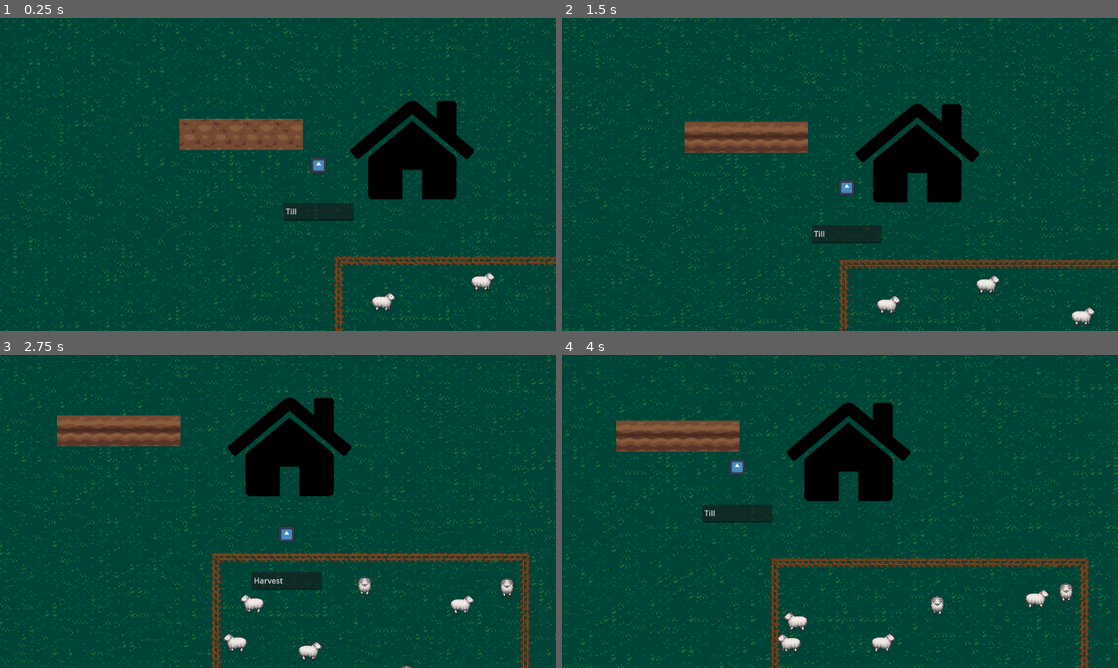
Above: before the commit, frames 1-4 (two rows, left to right).
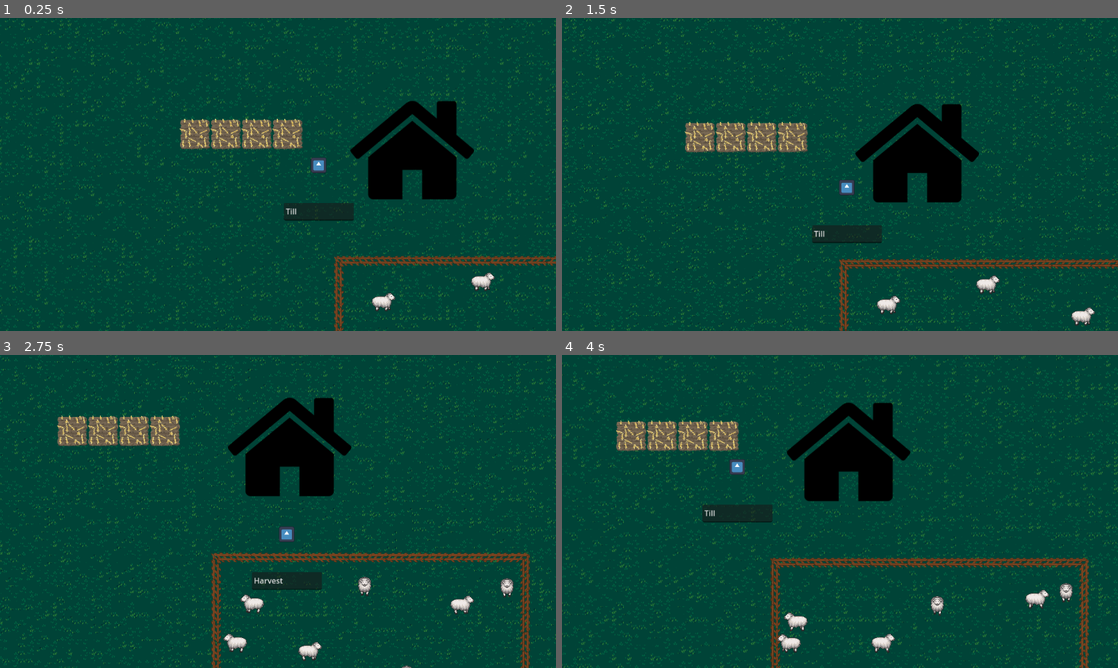
Above: after the commit, the same moments.

Repository: skeeeth/Growing-Dread
Game: Godot game, scene res://Combat/Combat_Test.tscn
The game is run twice, just before and just after one commit, with the same random seed, the same clock (stepped at 60 frames per second) and the same inputs. The engine's default icon, where the game draws it, is replaced by a stand-in: a white triangle on a blue panel in a dark square.
Inputs (mouse positions are in pixels of both pictures, inside the frame that each line leads up to):
- Up to frame 1 (0.25 s): no input
- Up to frame 2 (1.5 s): tap Enter at 0.5 s; move the mouse to (962, 158) at 0.52 s; hold D (right) 0.53-1.28 s; hold 0 (0) 0.53-1.28 s; tap 1 (1) at 0.8, 1.35 s; move the mouse to (728, 190) at 1.27 s; hold S (down) from 1.28 s (still down)
- Up to frame 3 (2.75 s): tap 2 (2) at 1.55 s; move the mouse to (333, 442) at 2.02 s; release S (down) at 2.03 s; hold D (right) from 2.03 s (still down); hold 2 (2) from 2.03 s (still down); tap 3 (3) at 2.3 s
- Up to frame 4 (4 s): move the mouse to (812, 574) at 2.77 s; release D (right) at 2.78 s; release 2 (2) at 2.78 s; hold W (up) 2.78-3.53 s; tap 3 (3) at 2.85 s; tap 8 (8) at 3.05 s; move the mouse to (1006, 558) at 3.52 s; hold A (left) from 3.53 s (still down); hold 8 (8) from 3.53 s (still down); tap 0 (0) at 3.8 s

The runs differ from the first frame. In frame 1, 1.8% of the frame differs, in the area x 32-55%, y 32-43%; in frame 2, 1.9%; in frame 3, 1.9%; in frame 4, 1.9%, in the area x 9-32%, y 20-31%.

Commit message:
Add the CropDisplay Animations.
Add the "Dead" animation to the corn sprite sheet . Defined the animation frame in the CropDisplay node in the farmable_tile scene.

Diff:
--- a/Farming/FarmingTiles/farmable_tile.tscn
+++ b/Farming/FarmingTiles/farmable_tile.tscn
@@ -1,11 +1,309 @@
-[gd_scene load_steps=9 format=3 uid="uid://bhdcmdrktl4xs"]
+[gd_scene load_steps=48 format=3 uid="uid://bhdcmdrktl4xs"]
 
 [ext_resource type="Script" path="res://Farming/FarmingTiles/farmable_tile.gd" id="1_lxn3k"]
 [ext_resource type="Resource" uid="uid://bxc1cyfbquibd" path="res://Farming/FarmingTiles/Crops/Blank.tres" id="2_b2nj6"]
 [ext_resource type="Texture2D" uid="uid://nsrjbbj6clnd" path="res://Assets/plowed_soil.png" id="3_ars1p"]
+[ext_resource type="Texture2D" uid="uid://pq7wdsrswk4k" path="res://Assets/corn.png" id="3_qe3be"]
 
 [sub_resource type="RectangleShape2D" id="RectangleShape2D_i47ax"]
 size = Vector2(32, 32)
+
+[sub_resource type="AtlasTexture" id="AtlasTexture_h8rt3"]
+atlas = ExtResource("3_qe3be")
+region = Rect2(0, 300, 100, 100)
+
+[sub_resource type="AtlasTexture" id="AtlasTexture_llkpr"]
+atlas = ExtResource("3_qe3be")
+region = Rect2(100, 300, 100, 100)
+
+[sub_resource type="AtlasTexture" id="AtlasTexture_kruxk"]
+atlas = ExtResource("3_qe3be")
+region = Rect2(200, 300, 100, 100)
+
+[sub_resource type="AtlasTexture" id="AtlasTexture_gv7pm"]
+atlas = ExtResource("3_qe3be")
+region = Rect2(300, 300, 100, 100)
+
+[sub_resource type="AtlasTexture" id="AtlasTexture_olrjo"]
+atlas = ExtResource("3_qe3be")
+region = Rect2(400, 300, 100, 100)
+
+[sub_resource type="AtlasTexture" id="AtlasTexture_bejev"]
+atlas = ExtResource("3_qe3be")
+region = Rect2(500, 300, 100, 100)
+
+[sub_resource type="AtlasTexture" id="AtlasTexture_gyis4"]
+atlas = ExtResource("3_qe3be")
+region = Rect2(600, 300, 100, 100)
+
+[sub_resource type="AtlasTexture" id="AtlasTexture_ne66w"]
+atlas = ExtResource("3_qe3be")
+region = Rect2(0, 200, 100, 100)
+
+[sub_resource type="AtlasTexture" id="AtlasTexture_2nej5"]
+atlas = ExtResource("3_qe3be")
+region = Rect2(100, 200, 100, 100)
+
+[sub_resource type="AtlasTexture" id="AtlasTexture_7hngo"]
+atlas = ExtResource("3_qe3be")
+region = Rect2(200, 200, 100, 100)
+
+[sub_resource type="AtlasTexture" id="AtlasTexture_g0yj6"]
+atlas = ExtResource("3_qe3be")
+region = Rect2(300, 200, 100, 100)
+
+[sub_resource type="AtlasTexture" id="AtlasTexture_4xen5"]
+atlas = ExtResource("3_qe3be")
+region = Rect2(400, 200, 100, 100)
+
+[sub_resource type="AtlasTexture" id="AtlasTexture_b5hpv"]
+atlas = ExtResource("3_qe3be")
+region = Rect2(500, 200, 100, 100)
+
+[sub_resource type="AtlasTexture" id="AtlasTexture_pa7e7"]
+atlas = ExtResource("3_qe3be")
+region = Rect2(600, 200, 100, 100)
+
+[sub_resource type="AtlasTexture" id="AtlasTexture_1ognm"]
+atlas = ExtResource("3_qe3be")
+region = Rect2(0, 300, 100, 100)
+
+[sub_resource type="AtlasTexture" id="AtlasTexture_05kcs"]
+atlas = ExtResource("3_qe3be")
+region = Rect2(100, 300, 100, 100)
+
+[sub_resource type="AtlasTexture" id="AtlasTexture_kc4g6"]
+atlas = ExtResource("3_qe3be")
+region = Rect2(200, 300, 100, 100)
+
+[sub_resource type="AtlasTexture" id="AtlasTexture_hid2l"]
+atlas = ExtResource("3_qe3be")
+region = Rect2(300, 300, 100, 100)
+
+[sub_resource type="AtlasTexture" id="AtlasTexture_r1udb"]
+atlas = ExtResource("3_qe3be")
+region = Rect2(400, 300, 100, 100)
+
+[sub_resource type="AtlasTexture" id="AtlasTexture_t5fgd"]
+atlas = ExtResource("3_qe3be")
+region = Rect2(500, 300, 100, 100)
+
+[sub_resource type="AtlasTexture" id="AtlasTexture_dru6v"]
+atlas = ExtResource("3_qe3be")
+region = Rect2(600, 300, 100, 100)
+
+[sub_resource type="AtlasTexture" id="AtlasTexture_71sec"]
+atlas = ExtResource("3_qe3be")
+region = Rect2(0, 100, 100, 100)
+
+[sub_resource type="AtlasTexture" id="AtlasTexture_wql1j"]
+atlas = ExtResource("3_qe3be")
+region = Rect2(100, 100, 100, 100)
+
+[sub_resource type="AtlasTexture" id="AtlasTexture_1jpe6"]
+atlas = ExtResource("3_qe3be")
+region = Rect2(200, 100, 100, 100)
+
+[sub_resource type="AtlasTexture" id="AtlasTexture_3crax"]
+atlas = ExtResource("3_qe3be")
+region = Rect2(300, 100, 100, 100)
+
+[sub_resource type="AtlasTexture" id="AtlasTexture_w1o40"]
+atlas = ExtResource("3_qe3be")
+region = Rect2(400, 100, 100, 100)
+
+[sub_resource type="AtlasTexture" id="AtlasTexture_v8bwi"]
+atlas = ExtResource("3_qe3be")
+region = Rect2(500, 100, 100, 100)
+
+[sub_resource type="AtlasTexture" id="AtlasTexture_33kgx"]
+atlas = ExtResource("3_qe3be")
+region = Rect2(600, 100, 100, 100)
+
+[sub_resource type="AtlasTexture" id="AtlasTexture_38i57"]
+atlas = ExtResource("3_qe3be")
+region = Rect2(600, 400, 100, 100)
+
+[sub_resource type="AtlasTexture" id="AtlasTexture_slar5"]
+atlas = ExtResource("3_qe3be")
+region = Rect2(0, 500, 100, 100)
+
+[sub_resource type="AtlasTexture" id="AtlasTexture_v6176"]
+atlas = ExtResource("3_qe3be")
+region = Rect2(0, 0, 100, 100)
+
+[sub_resource type="AtlasTexture" id="AtlasTexture_rd0ro"]
+atlas = ExtResource("3_qe3be")
+region = Rect2(100, 0, 100, 100)
+
+[sub_resource type="AtlasTexture" id="AtlasTexture_pecu5"]
+atlas = ExtResource("3_qe3be")
+region = Rect2(200, 0, 100, 100)
+
+[sub_resource type="AtlasTexture" id="AtlasTexture_yyp78"]
+atlas = ExtResource("3_qe3be")
+region = Rect2(300, 0, 100, 100)
+
+[sub_resource type="AtlasTexture" id="AtlasTexture_p3dkr"]
+atlas = ExtResource("3_qe3be")
+region = Rect2(400, 0, 100, 100)
+
+[sub_resource type="AtlasTexture" id="AtlasTexture_xjxqg"]
+atlas = ExtResource("3_qe3be")
+region = Rect2(500, 0, 100, 100)
+
+[sub_resource type="AtlasTexture" id="AtlasTexture_n2qmp"]
+atlas = ExtResource("3_qe3be")
+region = Rect2(600, 0, 100, 100)
+
+[sub_resource type="SpriteFrames" id="SpriteFrames_7l7wl"]
+animations = [{
+"frames": [{
+"duration": 1.0,
+"texture": SubResource("AtlasTexture_h8rt3")
+}, {
+"duration": 1.0,
+"texture": SubResource("AtlasTexture_llkpr")
+}, {
+"duration": 1.0,
+"texture": SubResource("AtlasTexture_kruxk")
+}, {
+"duration": 1.0,
+"texture": SubResource("AtlasTexture_gv7pm")
+}, {
+"duration": 1.0,
+"texture": SubResource("AtlasTexture_olrjo")
+}, {
+"duration": 1.0,
+"texture": SubResource("AtlasTexture_bejev")
+}, {
+"duration": 1.0,
+"texture": SubResource("AtlasTexture_gyis4")
+}],
+"loop": true,
+"name": &"Growing-0",
+"speed": 5.0
+}, {
+"frames": [{
+"duration": 1.0,
+"texture": SubResource("AtlasTexture_ne66w")
+}, {
+"duration": 1.0,
+"texture": SubResource("AtlasTexture_2nej5")
+}, {
+"duration": 1.0,
+"texture": SubResource("AtlasTexture_7hngo")
+}, {
+"duration": 1.0,
+"texture": SubResource("AtlasTexture_g0yj6")
+}, {
+"duration": 1.0,
+"texture": SubResource("AtlasTexture_4xen5")
+}, {
+"duration": 1.0,
+"texture": SubResource("AtlasTexture_b5hpv")
+}, {
+"duration": 1.0,
+"texture": SubResource("AtlasTexture_pa7e7")
+}],
+"loop": true,
+"name": &"Growing-1",
+"speed": 5.0
+}, {
+"frames": [{
+"duration": 1.0,
+"texture": SubResource("AtlasTexture_1ognm")
+}, {
+"duration": 1.0,
+"texture": SubResource("AtlasTexture_05kcs")
+}, {
+"duration": 1.0,
+"texture": SubResource("AtlasTexture_kc4g6")
+}, {
+"duration": 1.0,
+"texture": SubResource("AtlasTexture_hid2l")
+}, {
+"duration": 1.0,
+"texture": SubResource("AtlasTexture_r1udb")
+}, {
+"duration": 1.0,
+"texture": SubResource("AtlasTexture_t5fgd")
+}, {
+"duration": 1.0,
+"texture": SubResource("AtlasTexture_dru6v")
+}],
+"loop": true,
+"name": &"Planted",
+"speed": 5.0
+}, {
+"frames": [{
+"duration": 1.0,
+"texture": SubResource("AtlasTexture_71sec")
+}, {
+"duration": 1.0,
+"texture": SubResource("AtlasTexture_wql1j")
+}, {
+"duration": 1.0,
+"texture": SubResource("AtlasTexture_1jpe6")
+}, {
+"duration": 1.0,
+"texture": SubResource("AtlasTexture_3crax")
+}, {
+"duration": 1.0,
+"texture": SubResource("AtlasTexture_w1o40")
+}, {
+"duration": 1.0,
+"texture": SubResource("AtlasTexture_v8bwi")
+}, {
+"duration": 1.0,
+"texture": SubResource("AtlasTexture_33kgx")
+}],
+"loop": true,
+"name": &"Ripe",
+"speed": 5.0
+}, {
+"frames": [{
+"duration": 1.0,
+"texture": SubResource("AtlasTexture_38i57")
+}],
+"loop": true,
+"name": &"Tilled",
+"speed": 5.0
+}, {
+"frames": [{
+"duration": 1.0,
+"texture": SubResource("AtlasTexture_slar5")
+}],
+"loop": true,
+"name": &"Untilled",
+"speed": 5.0
+}, {
+"frames": [{
+"duration": 1.0,
+"texture": SubResource("AtlasTexture_v6176")
+}, {
+"duration": 1.0,
+"texture": SubResource("AtlasTexture_rd0ro")
+}, {
+"duration": 1.0,
+"texture": SubResource("AtlasTexture_pecu5")
+}, {
+"duration": 1.0,
+"texture": SubResource("AtlasTexture_yyp78")
+}, {
+"duration": 1.0,
+"texture": SubResource("AtlasTexture_p3dkr")
+}, {
+"duration": 1.0,
+"texture": SubResource("AtlasTexture_xjxqg")
+}, {
+"duration": 1.0,
+"texture": SubResource("AtlasTexture_n2qmp")
+}],
+"loop": true,
+"name": &"Wasted",
+"speed": 5.0
+}]
 
 [sub_resource type="AtlasTexture" id="AtlasTexture_vvumk"]
 atlas = ExtResource("3_ars1p")
@@ -47,10 +345,15 @@
 [node name="CropDisplay" type="AnimatedSprite2D" parent="FarmableTile"]
 z_index = 1
 scale = Vector2(0.32, 0.32)
+sprite_frames = SubResource("SpriteFrames_7l7wl")
+animation = &"Wasted"
 
 [node name="Dirt" type="AnimatedSprite2D" parent="FarmableTile"]
+visible = false
 sprite_frames = SubResource("SpriteFrames_1d1s0")
+frame_progress = 0.580835
 
 [node name="Occluder" type="LightOccluder2D" parent="FarmableTile"]
+visible = false
 occluder = SubResource("OccluderPolygon2D_fhk8u")
 occluder_light_mask = 0
Binary file changed: Assets/corn.png
